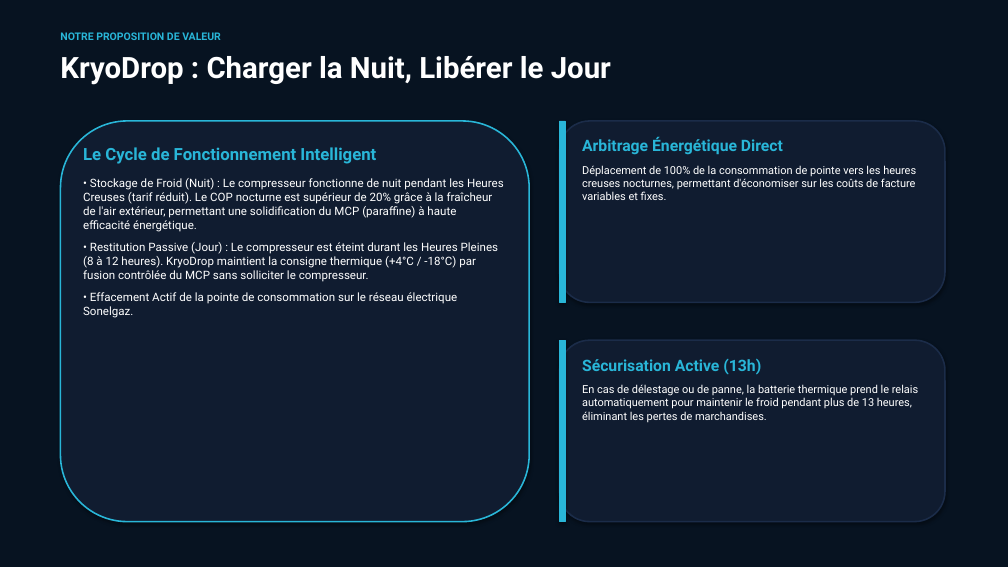
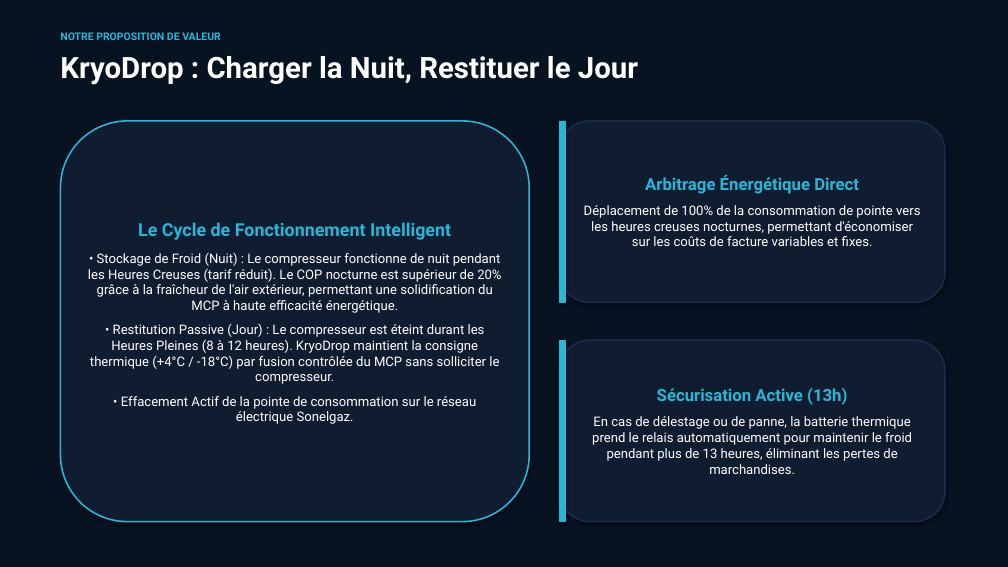
Before and after one commit to Islem-dev31/mcp-tes-simulator, a slide deck: slide 3 of kryodrop_pitch_deck.pptx. Drawn at 1008x567 pixels with LibreOffice and Linux fonts; fonts in the diff are those of the drawing. Boxes give left, top, right and bottom in pixels: in the first picture for what was removed or moved away, otherwise in the second. Text is boxed around its words. In the diff, an @@ line names an element or a change of style, - is before the commit and + after.

Commit message:
style(pitch): rebrand to KryoDrop, add student authors, increase text size, and center alignment

```diff
--- a/kryodrop_pitch_deck.pptx
+++ b/kryodrop_pitch_deck.pptx
@@ text at <box>60,56,638,85</box>: text changed @@
-KryoDrop : Charger la Nuit, Libérer le Jour
+KryoDrop : Charger la Nuit, Restituer le Jour
@@ text "Le Cycle de Fonctionnement Intelligent" at <box>88,222,501,424</box>: vertical alignment top to middle @@
@@ text "Arbitrage Énergétique Direct" at <box>584,175,920,246</box>: size 15 to 16 pt in "Arbitrage Énergétique Direct"; size 10.5 to 12.5 pt in "Déplacement de 100% de la consommation de ..."; alignment left to centre; vertical alignment top to middle @@
@@ text at <box>90,222,499,424</box>: size 16 to 17 pt in "Le Cycle de Fonctionnement Intelligent"; size 11 to 12.5 pt in "• Restitution Passive (Jour) : Le compresseur ...", "• Effacement Actif de la pointe de ..."; alignment left to centre; less space between paragraphs @@
@@ text at <box>88,252,501,313</box>: text changed; size 11 to 12.5 pt @@
-• Stockage de Froid (Nuit) : Le compresseur fonctionne de nuit pendant les Heures Creuses (tarif réduit). Le COP nocturne est supérieur de 20% grâce à la fraîcheur de l'air extérieur, permettant une solidification du MCP (paraffine) à haute efficacité énergétique.
+• Stockage de Froid (Nuit) : Le compresseur fonctionne de nuit pendant les Heures Creuses (tarif réduit). Le COP nocturne est supérieur de 20% grâce à la fraîcheur de l'air extérieur, permettant une solidification du MCP à haute efficacité énergétique.
@@ text "Sécurisation Active (13h)" at <box>592,388,912,474</box>: size 15 to 16 pt in "Sécurisation Active (13h)"; size 10.5 to 12.5 pt in "En cas de délestage ou de panne, ..."; alignment left to centre; vertical alignment top to middle @@
```
Also in this commit, not shown: 7 other slides changed, 1 other file.
